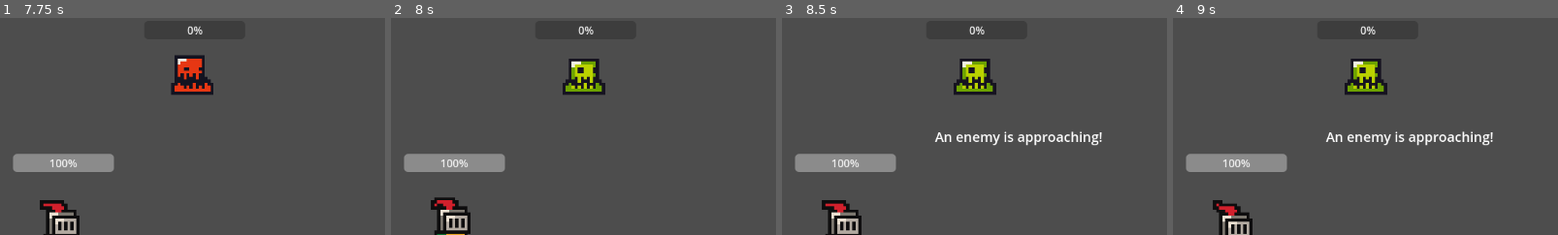
Above: before the commit, frames 1-4 (left to right).
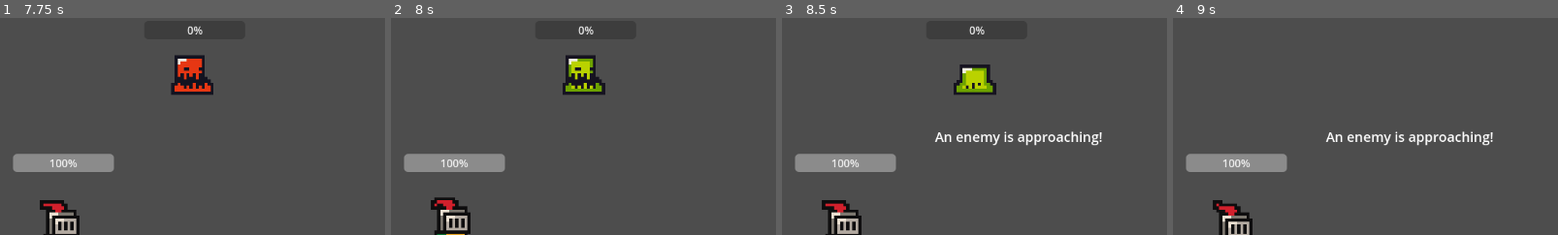
Above: after the commit, the same moments.

Repository: jhobz/rpg-prototype
Game: Godot game, scene res://scenes/game.tscn
Same seed, same stepped clock (60 frames per second), same inputs: the game is played once before the commit and once after it.
Inputs:
- Up to frame 1 (7.75 s): click "Playback" at 1.25 s; click "Attack" at 3.5 s; click "Attack" at 5 s; click "Spell" at 6.5 s
- Up to frame 2 (8 s): no input
- Up to frame 3 (8.5 s): no input
- Up to frame 4 (9 s): no input
The pictures show only the part of the screen within x 19-69%, y 14-64%; the shares and areas given below are measured in that part.

Frame 1 is identical in both runs. In frame 2, 0.8% of the frame differs, in the area x 45-55%, y 16-30%; in frame 3, 0.7%; in frame 4, 1.6%, in the area x 44-56%, y 3-36%.

Commit message:
fix death animation on fatal hit

Diff:
--- a/scenes/Character/character.gd
+++ b/scenes/Character/character.gd
@@ -66,6 +66,12 @@
 #region Listeners
 
 func _on_animation_finished():
+	# this is a lazy patch for the fact that the turn state machine executes the
+	# action (which causes fatal damage, triggering the death animation) but
+	# then immediately forces a hit animation
+	if is_dead() and animated_sprite.animation == 'hit':
+		animated_sprite.play('death')
+		return
 	if !_is_queued_for_death and animated_sprite.animation != 'death':
 		return
 
